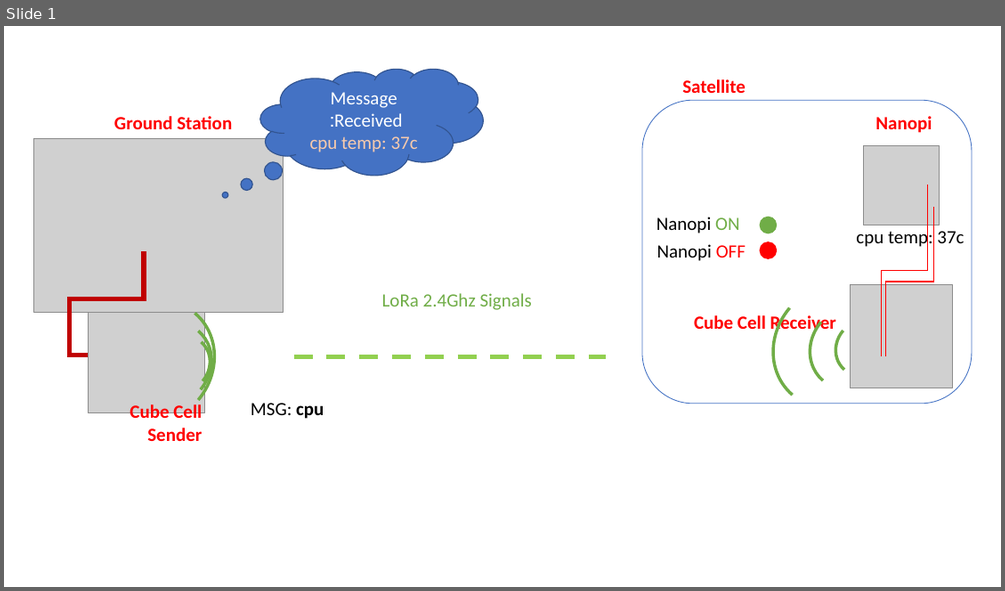
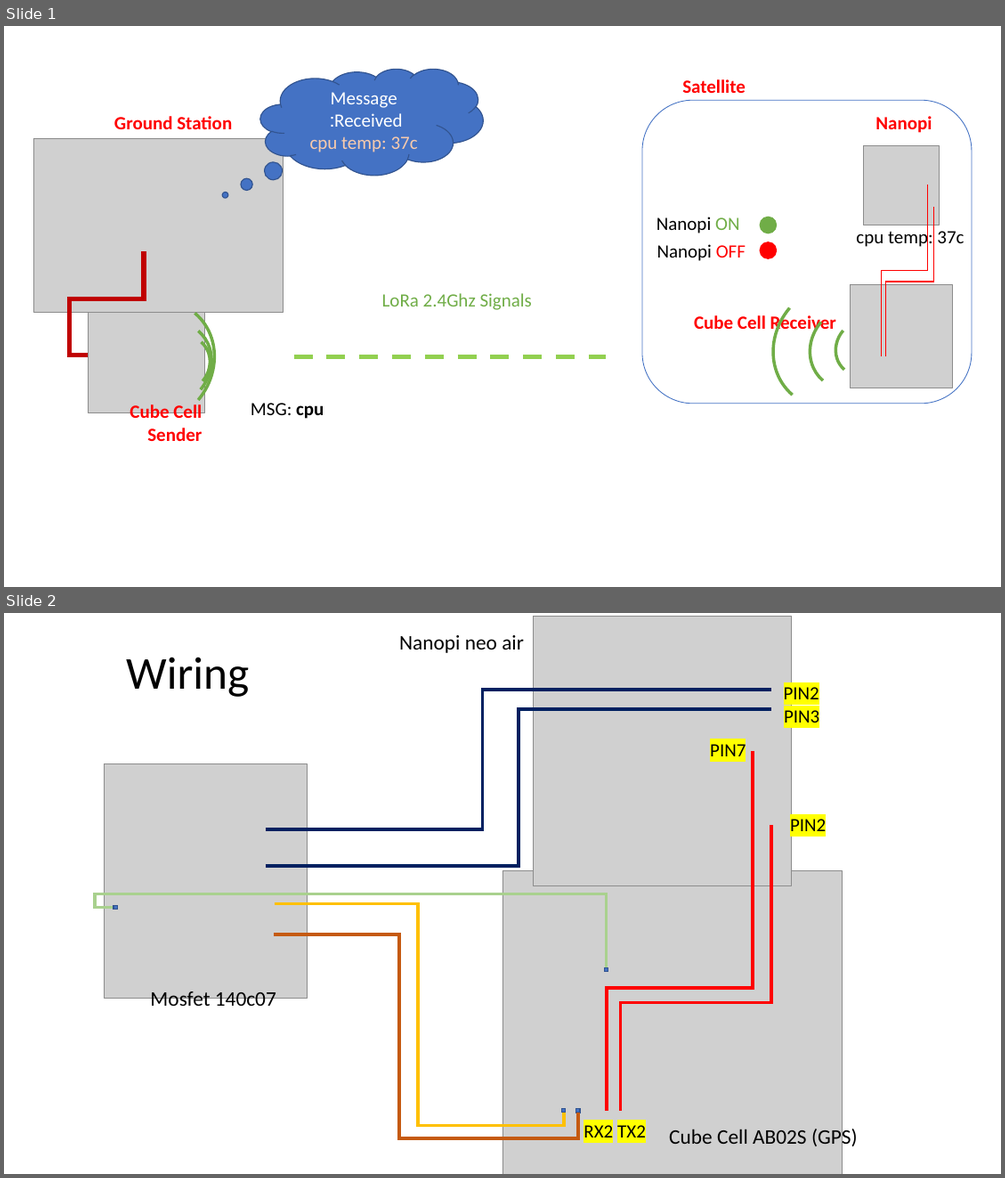
Before and after one commit to bargoldenberg/New_Space_EDU_SATALLITE, a slide deck: how-it-works.pptx. Shown one above the other, each under a label of ours: slide 1 before the commit, slides 1 and 2 after it. The pictures are 1005x591 and 1005x1178 pixels, drawn with LibreOffice and Linux fonts; fonts in the diff are those of the drawing; grey boxes stand for pictures. Boxes give left, top, right and bottom in pixels: in the first picture for what was removed or moved away, otherwise in the second. Text is boxed around its words. In the diff, an @@ line names an element or a change of style, - is before the commit and + after.

Commit message:
update

```diff
--- a/how-it-works.pptx
+++ b/how-it-works.pptx
@@ slide 2 added at box(4, 613, 1001, 1174), background #FFFFFF @@
@@ text added at box(399, 635, 524, 653), 20 pt, text #000000 @@
+Nanopi neo air
@@ picture added at box(534, 616, 792, 886) @@
@@ text added at box(126, 657, 249, 697), 44 pt, text #000000 @@
+Wiring
@@ elbow line added from (266, 829) to (771, 690), #002060 3 pt @@
@@ text added at box(784, 687, 819, 706), 18 pt, text #000000 @@
+PIN2
@@ elbow line added from (266, 866) to (771, 709), #002060 3 pt @@
@@ text added at box(784, 710, 819, 729), 18 pt, text #000000 @@
+PIN3
@@ text added at box(710, 744, 745, 756), 18 pt, text #000000 @@
+PIN7
@@ picture added at box(104, 764, 307, 998) @@
@@ elbow line added from (607, 1111) to (752, 751), #FF0000 3 pt @@
@@ elbow line added from (621, 1111) to (771, 825), #FF0000 3 pt @@
@@ text added at box(790, 819, 825, 837), 18 pt, text #000000 @@
+PIN2
@@ picture added at box(502, 871, 842, 1174) @@
@@ elbow line added from (606, 967) to (113, 908), #A9D18E 3 pt @@
@@ rectangle added at box(113, 906, 117, 909), fill #4472C4, outline #325491 1 pt @@
@@ elbow line added from (274, 904) to (564, 1112), #FFC000 3 pt @@
@@ elbow line added from (274, 934) to (578, 1112), #C55A11 3 pt @@
@@ rectangle added at box(605, 967, 608, 971), fill #4472C4, outline #325491 1 pt @@
@@ text added at box(150, 991, 276, 1012), 20 pt, text #000000 @@
+Mosfet 140c07
@@ rectangle added at box(562, 1109, 566, 1112), fill #4472C4, outline #325491 1 pt @@
@@ rectangle added at box(576, 1109, 580, 1112), fill #4472C4, outline #325491 1 pt @@
@@ text added at box(583, 1125, 613, 1137), 18 pt, text #000000 @@
+RX2
@@ text added at box(617, 1125, 646, 1137), 18 pt, text #000000 @@
+TX2
@@ text added at box(669, 1126, 858, 1149), 20 pt, text #000000 @@
+Cube Cell AB02S (GPS)
```
